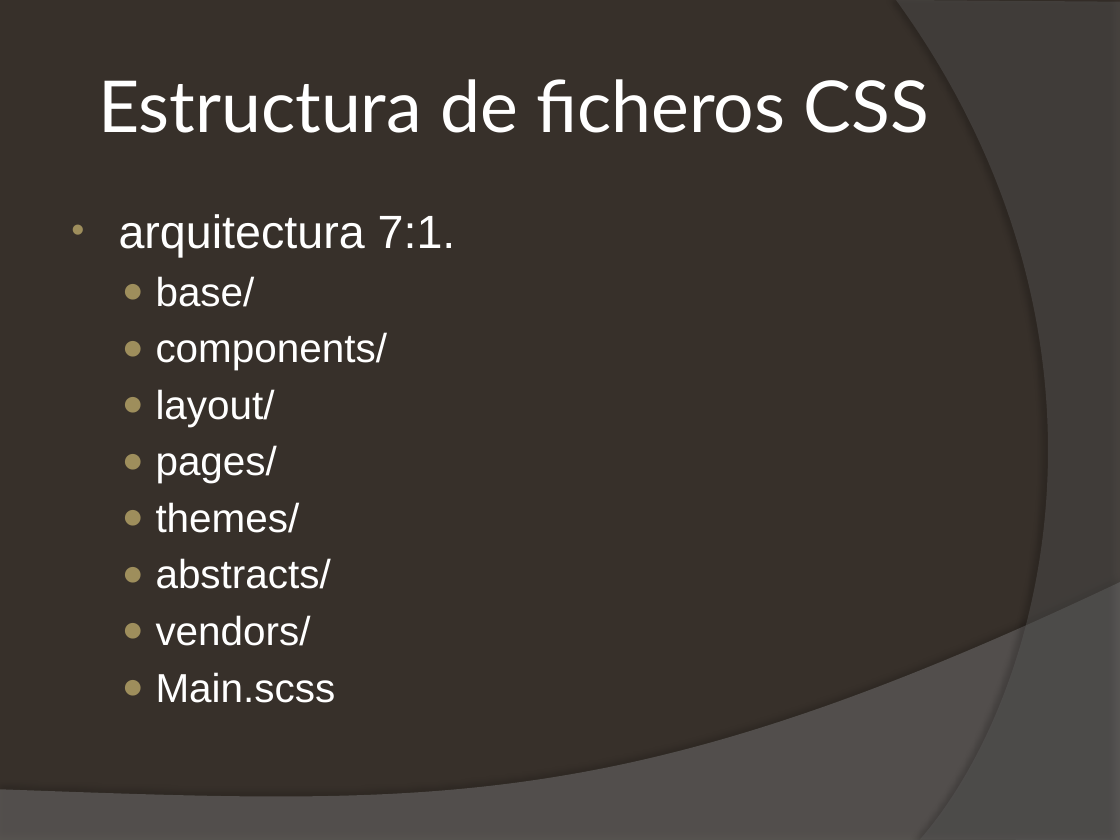
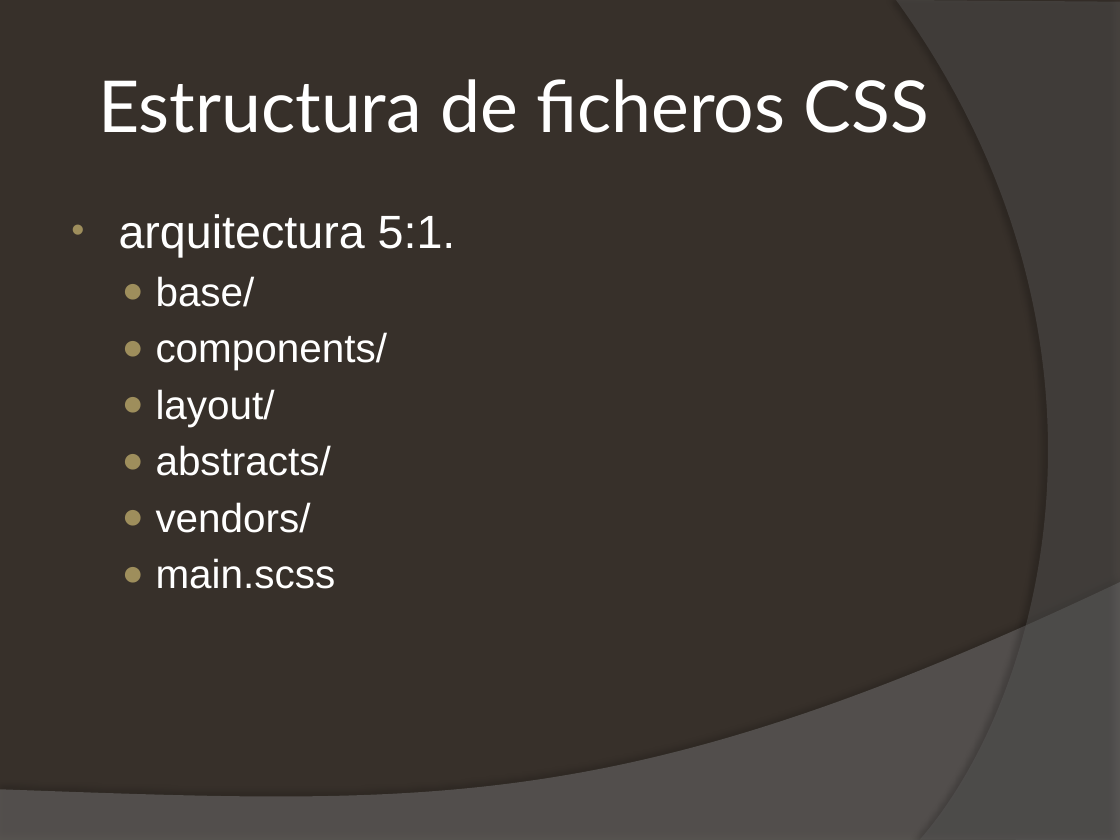
Before and after one commit to josema51093/elprofeta, a slide deck: slide 5 of Daily prophet.pptx. Drawn at 1120x840 pixels with LibreOffice and Linux fonts; fonts in the diff are those of the drawing. Boxes give left, top, right and bottom in pixels: in the first picture for what was removed or moved away, otherwise in the second. Text is boxed around its words. In the diff, an @@ line names an element or a change of style, - is before the commit and + after.

```diff
--- a/Daily prophet.pptx
+++ b/Daily prophet.pptx
@@ text at (119,214,456,257): text changed @@
-• arquitectura 7:1.
+• arquitectura 5:1.
@@ text at (156,445,300,533): paragraphs removed @@
-  ● pages/
-  ● themes/
@@ text at (156,558,336,589): text changed @@
-  ● Main.scss
+  ● main.scss
```
Also in this commit, not shown: 2 other slides changed, 1 slide added, 1 slide removed.
